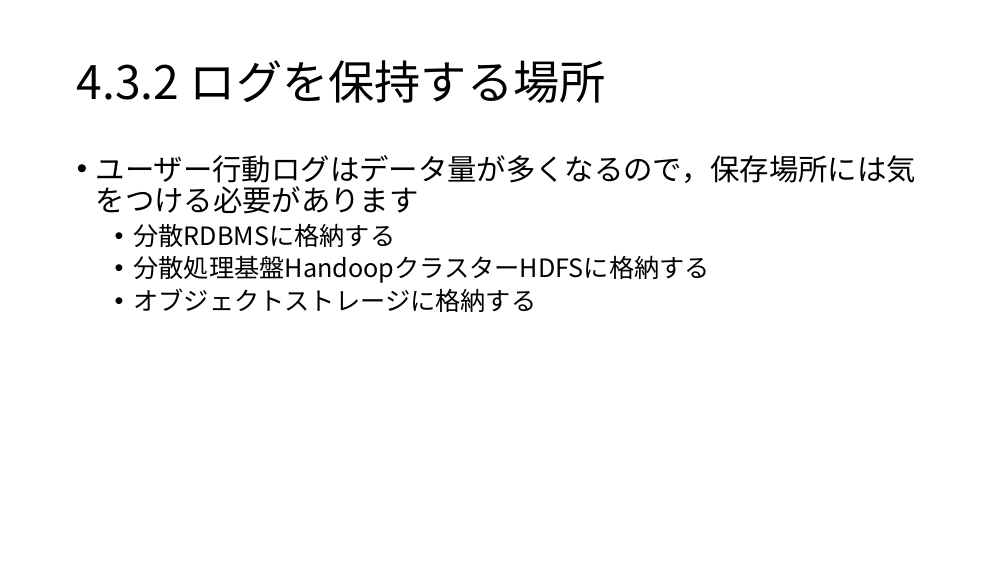
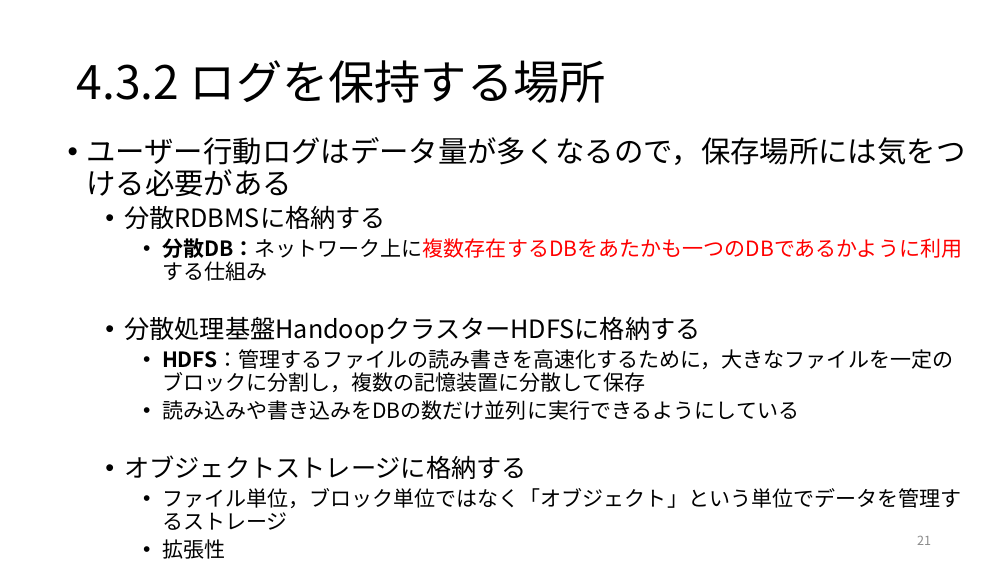
Before and after one commit to ryosuke-ku/Rinko, a slide deck: slide 21 of 仕事ではじめる機械学習第4章.pptx. Drawn at 1008x567 pixels with LibreOffice and Linux fonts; fonts in the diff are those of the drawing. Boxes give left, top, right and bottom in pixels: in the first picture for what was removed or moved away, otherwise in the second. Text is boxed around its words. In the diff, an @@ line names an element or a change of style, - is before the commit and + after.

```diff
--- a/仕事ではじめる機械学習第4章.pptx
+++ b/仕事ではじめる機械学習第4章.pptx
@@ text "ユーザー行動ログはデータ量が多くなるので，保存場所には気をつける必要がある": place and size @@
-text "ユーザー行動ログはデータ量が多くなるので，保存場所には気をつける必要がある" at box(96, 155, 916, 312)
+text "ユーザー行動ログはデータ量が多くなるので，保存場所には気をつける必要がある" at box(86, 137, 965, 559)
@@ text at box(86, 137, 965, 197): text changed @@
-• ユーザー行動ログはデータ量が多くなるので，保存場所には気をつける必要があります
+• ユーザー行動ログはデータ量が多くなるので，保存場所には気をつける必要がある
@@ text at box(162, 238, 962, 258): paragraph added @@
+    • 分散DB：ネットワーク上に複数存在するDBをあたかも一つのDBであるかように利用する仕組み
@@ text at box(162, 349, 953, 420): paragraphs added @@
+    • HDFS：管理するファイルの読み書きを高速化するために，大きなファイルを一定のブロックに分割し，複数の記憶装置に分散して保存
+    • 読み込みや書き込みをDBの数だけ並列に実行できるようにしている
@@ text at box(162, 488, 962, 559): paragraphs added @@
+    • ファイル単位，ブロック単位ではなく「オブジェクト」という単位でデータを管理するストレージ
+    • 拡張性
@@ page number added at box(917, 536, 931, 545), 12 pt, text #8C8C8C @@
+21
```
Also in this commit, not shown: 22 other slides changed, 5 slides added, 1 other file.
